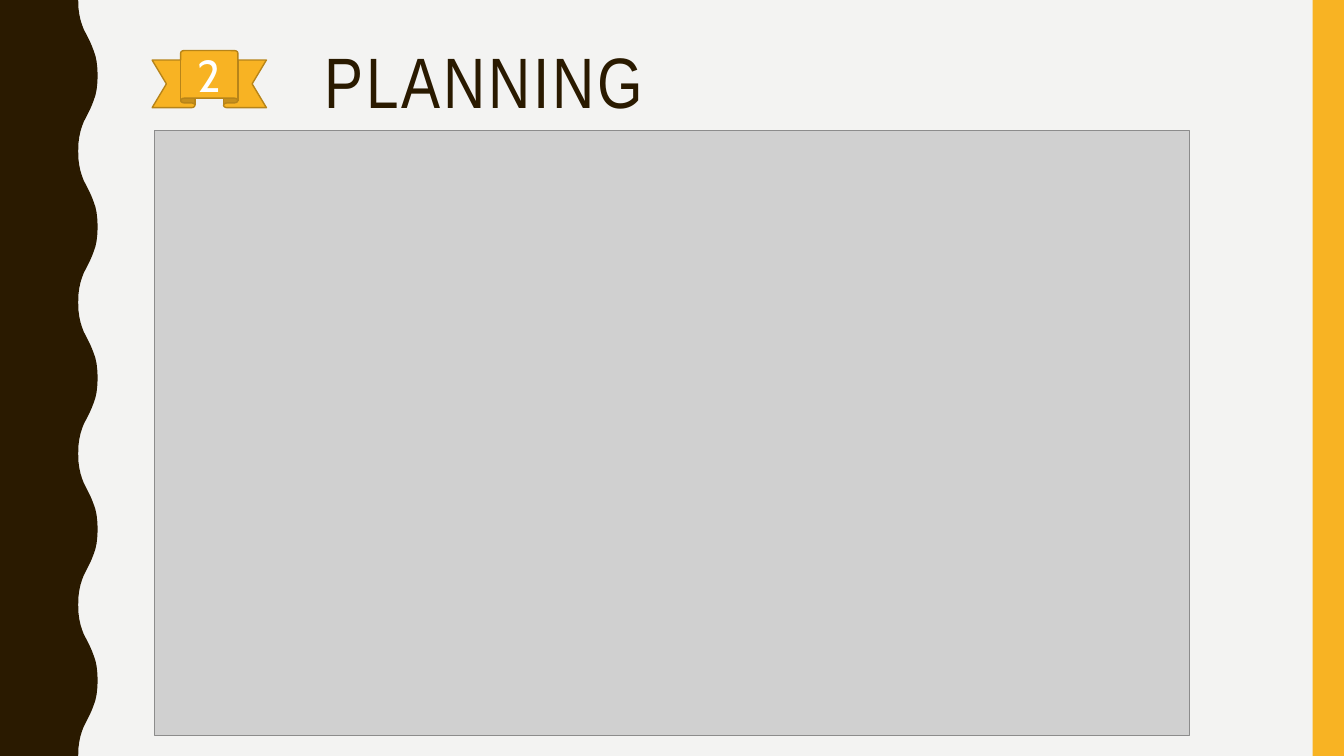
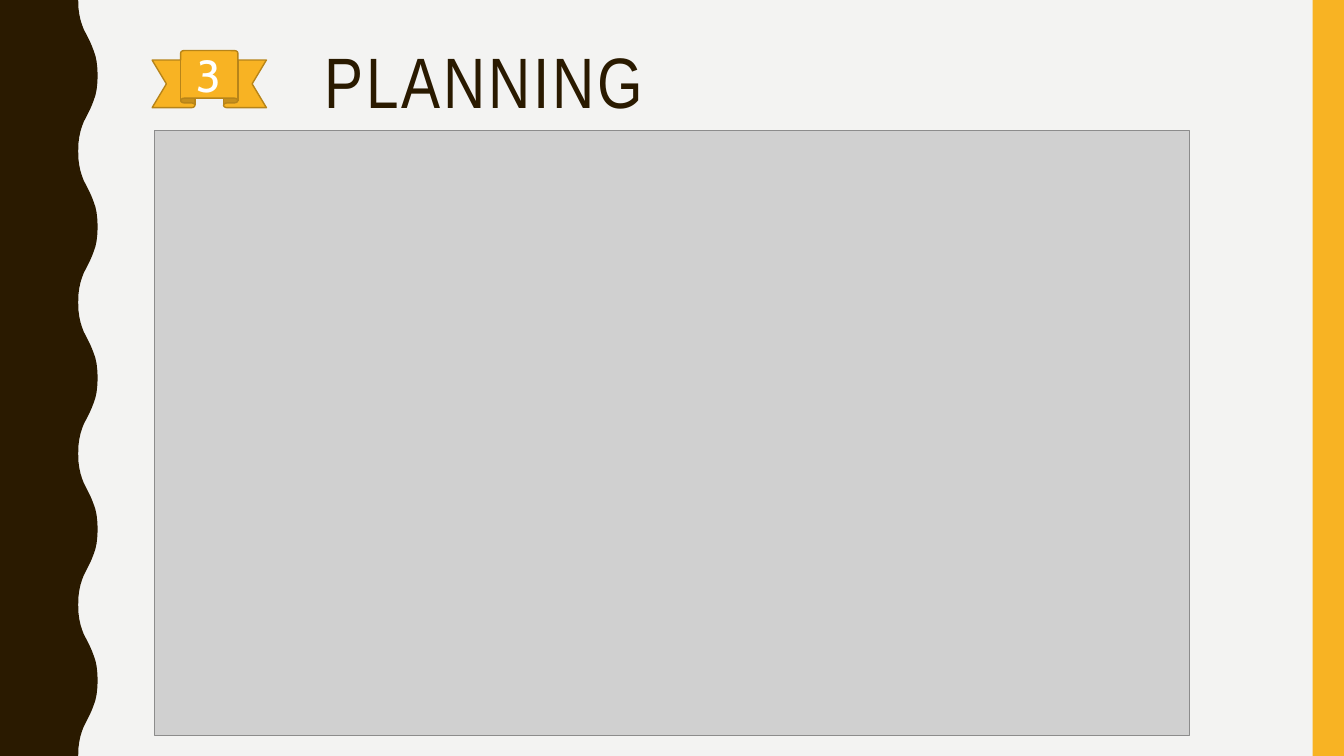
Before and after one commit to DinaBELRHAZI/Parking, a slide deck: slide 5 of maquette/Attribution des places de parking.pptx (slide 4 before the commit). Drawn at 1344x756 pixels with LibreOffice and Linux fonts; fonts in the diff are those of the drawing; grey boxes stand for pictures. Boxes give left, top, right and bottom in pixels: in the first picture for what was removed or moved away, otherwise in the second. Text is boxed around its words. In the diff, an @@ line names an element or a change of style, - is before the commit and + after.

```diff
--- a/maquette/Attribution des places de parking.pptx
+++ b/maquette/Attribution des places de parking.pptx
@@ text in ribbon at bbox=[197, 60, 222, 102]: text changed @@
-2
+3
```
Also in this commit, not shown: 4 other slides changed.
